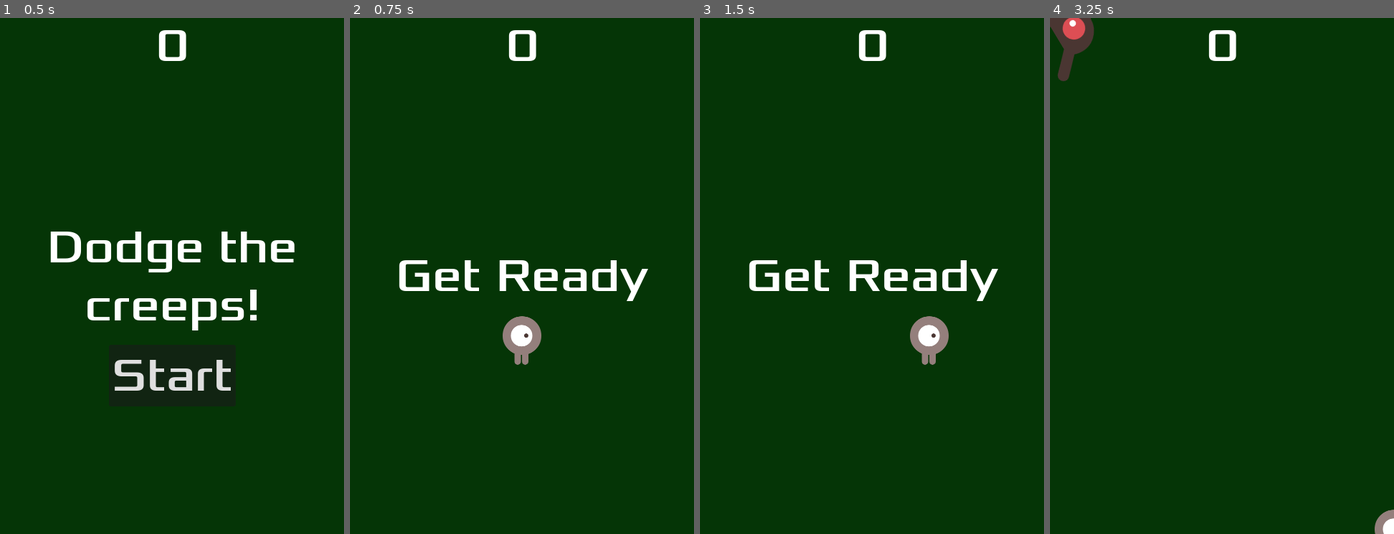
Above: before the commit, frames 1-4 (left to right).
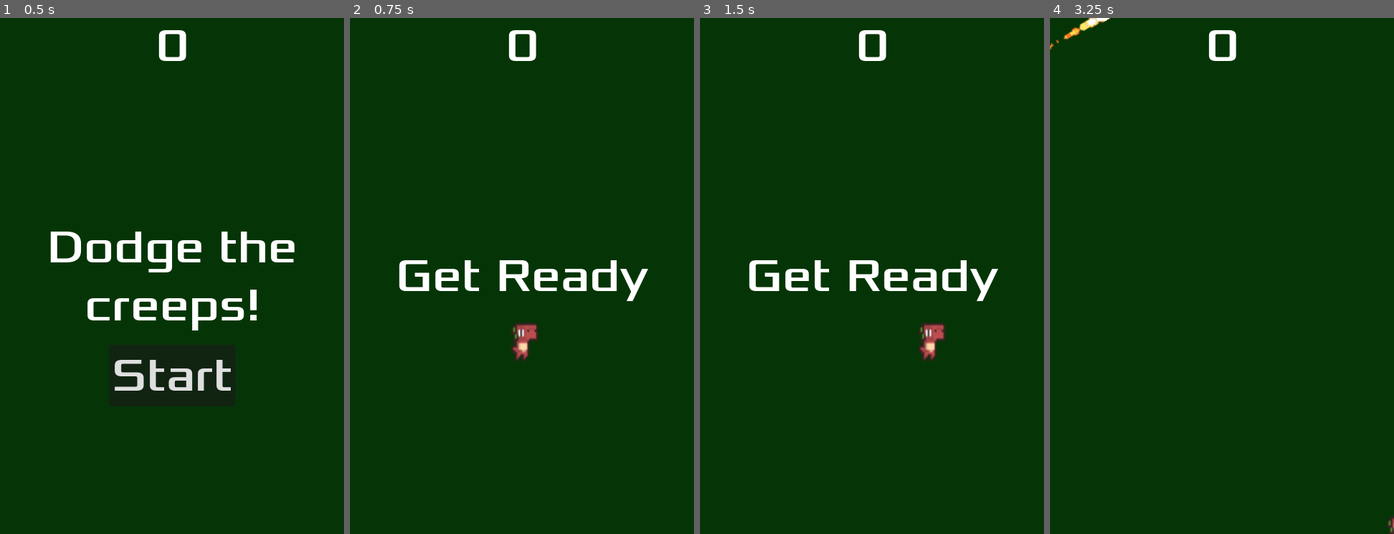
Above: after the commit, the same moments.

Repository: Ricardo-Macias/Simulacion_por_Computadora
Game: Godot game, scene res://main.tscn
Same seed, same stepped clock (60 frames per second), same inputs: the game is played once before the commit and once after it. Before the commit the project has no main scene; this scene is started directly in both runs.
Inputs:
- Up to frame 1 (0.5 s): no input
- Up to frame 2 (0.75 s): click "Start" at 0.5 s
- Up to frame 3 (1.5 s): tap Enter at 1.25 s; hold Right (move_right) from 1.28 s (still down)
- Up to frame 4 (3.25 s): release Right (move_right) at 2.03 s; hold Down (move_down) 2.03-2.78 s; hold Right (move_right) from 2.78 s (still down)

Frame 1 is identical in both runs. In frame 2, 0.7% of the frame differs, in the area x 44-56%, y 57-68%; in frame 3, 0.7%; in frame 4, 1.2%, in the area x 0-100%, y 0-100%.

Commit message:
cambiar imagenes

Diff:
--- a/Your_First_2D_game/Mod.gd
+++ b/Your_First_2D_game/Mod.gd
@@ -7,10 +7,6 @@
 	$AnimatedSprite2D.play(mob_types[randi() % mob_types.size()])
 
 
-# Called every frame. 'delta' is the elapsed time since the previous frame.
-func _process(delta):
-	pass
-
 
 func _on_visible_on_screen_enabler_2d_screen_exited():
 	queue_free()
--- a/Your_First_2D_game/Mod.tscn
+++ b/Your_First_2D_game/Mod.tscn
@@ -1,65 +1,59 @@
 [gd_scene load_steps=10 format=3 uid="uid://hgm08x680chq"]
 
-[ext_resource type="Texture2D" uid="uid://dachv2wh5lmtm" path="res://art/enemyFlyingAlt_1.png" id="1_k5a18"]
 [ext_resource type="Script" path="res://Mod.gd" id="1_qy5hg"]
-[ext_resource type="Texture2D" uid="uid://dhoo80kdn32cl" path="res://art/enemyFlyingAlt_2.png" id="2_1btyt"]
-[ext_resource type="Texture2D" uid="uid://bw6ff5gi0peny" path="res://art/enemySwimming_1.png" id="3_ra30t"]
-[ext_resource type="Texture2D" uid="uid://bi12p6kcyqggn" path="res://art/enemySwimming_2.png" id="4_4thla"]
-[ext_resource type="Texture2D" uid="uid://bpv4euxa6xdjv" path="res://art/enemyWalking_1.png" id="5_lfr3l"]
-[ext_resource type="Texture2D" uid="uid://s48upuh5vbei" path="res://art/enemyWalking_2.png" id="6_hv8w4"]
+[ext_resource type="Texture2D" uid="uid://b3lfk22g1omqx" path="res://art/Fireball_0.png" id="2_xnkan"]
+[ext_resource type="Texture2D" uid="uid://dixmjc8gm0gel" path="res://art/Fireball_1.png" id="3_fb11f"]
+[ext_resource type="Texture2D" uid="uid://c70tsxvdcviyq" path="res://art/Fireball_3.png" id="4_vx2my"]
+[ext_resource type="Texture2D" uid="uid://dgau2h5e35yoc" path="res://art/Fireball_4.png" id="5_8xlth"]
+[ext_resource type="Texture2D" uid="uid://q7ub7rnm5ga3" path="res://art/Fireball_5.png" id="6_oqe11"]
+[ext_resource type="Texture2D" uid="uid://dmnb17cxog70i" path="res://art/Fireball_6.png" id="7_fbkgj"]
 
 [sub_resource type="SpriteFrames" id="SpriteFrames_cd4o7"]
 animations = [{
 "frames": [{
 "duration": 1.0,
-"texture": ExtResource("1_k5a18")
+"texture": ExtResource("2_xnkan")
 }, {
 "duration": 1.0,
-"texture": ExtResource("2_1btyt")
+"texture": ExtResource("3_fb11f")
+}, {
+"duration": 1.0,
+"texture": ExtResource("4_vx2my")
+}, {
+"duration": 1.0,
+"texture": ExtResource("5_8xlth")
+}, {
+"duration": 1.0,
+"texture": ExtResource("6_oqe11")
+}, {
+"duration": 1.0,
+"texture": ExtResource("7_fbkgj")
 }],
 "loop": true,
-"name": &"fly",
-"speed": 3.0
-}, {
-"frames": [{
-"duration": 1.0,
-"texture": ExtResource("3_ra30t")
-}, {
-"duration": 1.0,
-"texture": ExtResource("4_4thla")
-}],
-"loop": true,
-"name": &"swim",
-"speed": 3.0
-}, {
-"frames": [{
-"duration": 1.0,
-"texture": ExtResource("5_lfr3l")
-}, {
-"duration": 1.0,
-"texture": ExtResource("6_hv8w4")
-}],
-"loop": true,
-"name": &"walk",
+"name": &"fireball",
 "speed": 3.0
 }]
 
 [sub_resource type="CapsuleShape2D" id="CapsuleShape2D_r8rmf"]
-radius = 31.0
-height = 92.0
+radius = 6.99976
+height = 108.0
 
 [node name="RigidBody2D" type="RigidBody2D" groups=["mobs"]]
+position = Vector2(-14, -11)
 collision_mask = 0
 gravity_scale = 0.0
 script = ExtResource("1_qy5hg")
 metadata/_edit_group_ = true
 
 [node name="AnimatedSprite2D" type="AnimatedSprite2D" parent="."]
-scale = Vector2(0.75, 0.75)
+position = Vector2(11.1875, 5.4375)
+rotation = 3.14159
+scale = Vector2(2.212, 2)
 sprite_frames = SubResource("SpriteFrames_cd4o7")
-animation = &"swim"
+animation = &"fireball"
 
 [node name="CollisionShape2D" type="CollisionShape2D" parent="."]
+position = Vector2(8, 4)
 rotation = 1.5708
 shape = SubResource("CapsuleShape2D_r8rmf")
 
--- a/Your_First_2D_game/hud.gd
+++ b/Your_First_2D_game/hud.gd
@@ -18,6 +18,7 @@
 
 	await get_tree().create_timer(1.0).timeout
 	$StartButton.show()
+	$ScoreLabel.hide()
 
 func update_score(score):
 	$ScoreLabel.text = str(score)
@@ -25,6 +26,7 @@
 
 func _on_start_button_pressed():
 	$StartButton.hide()
+	$ScoreLabel.show()
 	start_game.emit()
 
 
--- a/Your_First_2D_game/main.gd
+++ b/Your_First_2D_game/main.gd
@@ -6,34 +6,31 @@
 func _ready():
 	pass
 
-
-
-func _process(delta):
-	pass
-
-
 func game_over():
-	$HUD.show_game_over()
 	$ScoreTimer.stop()
 	$MobTimer.stop()
+	$HUD.show_game_over()
+	$Music.stop()
+	$Deathsound.play()
 
 
 func new_game():
 	score = 0
 	$Player.start($StartPosition.position)
 	$StartTimer.start()
+	get_tree().call_group("mobs","queue_free")
 	$HUD.update_score(score)
 	$HUD.show_message("Get Ready")
-	get_tree().call_group("mobs","queue_free")
+	$Music.play()
 
 
 func _on_start_timer_timeout():
 	$MobTimer.start()
 	$ScoreTimer.start()
-	$HUD.update_score(score)
 
 
 func _on_score_timer_timeout():
+	$HUD.update_score(score)
 	score += 1
 
 
--- a/Your_First_2D_game/main.tscn
+++ b/Your_First_2D_game/main.tscn
@@ -1,9 +1,11 @@
-[gd_scene load_steps=6 format=3 uid="uid://bcduwbvlm38te"]
+[gd_scene load_steps=8 format=3 uid="uid://bcduwbvlm38te"]
 
 [ext_resource type="Script" path="res://main.gd" id="1_1a2v5"]
 [ext_resource type="PackedScene" uid="uid://kfwpgdx30cqu" path="res://player.tscn" id="1_q27cr"]
 [ext_resource type="PackedScene" uid="uid://hgm08x680chq" path="res://Mod.tscn" id="2_ynqnl"]
 [ext_resource type="PackedScene" uid="uid://m5g6le3y50ay" path="res://hud.tscn" id="4_84rao"]
+[ext_resource type="AudioStream" uid="uid://bmkglmsbnucu5" path="res://Music/musica-de-super-mario-bros.mp3" id="5_6qvry"]
+[ext_resource type="AudioStream" uid="uid://bybqdeitysbgc" path="res://Music/DeathSound.mp3" id="6_vis27"]
 
 [sub_resource type="Curve2D" id="Curve2D_wr0bp"]
 _data = {
@@ -14,6 +16,12 @@
 [node name="Main" type="Node"]
 script = ExtResource("1_1a2v5")
 mob_scene = ExtResource("2_ynqnl")
+
+[node name="Deathsound" type="AudioStreamPlayer" parent="."]
+stream = ExtResource("6_vis27")
+
+[node name="Music" type="AudioStreamPlayer" parent="."]
+stream = ExtResource("5_6qvry")
 
 [node name="ColorRect" type="ColorRect" parent="."]
 anchors_preset = 15
--- a/Your_First_2D_game/player.gd
+++ b/Your_First_2D_game/player.gd
@@ -36,11 +36,10 @@
 		$AnimatedSprite2D.flip_h = velocity.x <0
 	elif velocity.y != 0:
 		$AnimatedSprite2D.animation = "up"
-		$AnimatedSprite2D.flip_v = velocity.y > 0
+		#$AnimatedSprite2D.flip_v = velocity.y > 0
 
 
 func _on_body_entered(body):
-	hide()
 	hit.emit()
 
 	$CollisionShape2D.set_deferred("disabled", true)
--- a/Your_First_2D_game/player.tscn
+++ b/Your_First_2D_game/player.tscn
@@ -1,19 +1,53 @@
-[gd_scene load_steps=8 format=3 uid="uid://kfwpgdx30cqu"]
+[gd_scene load_steps=15 format=3 uid="uid://kfwpgdx30cqu"]
 
 [ext_resource type="Script" path="res://player.gd" id="1_8wvt0"]
-[ext_resource type="Texture2D" uid="uid://bnwpfwvblrw8u" path="res://art/playerGrey_up1.png" id="2_dr8rw"]
-[ext_resource type="Texture2D" uid="uid://b5yofijarmwgd" path="res://art/playerGrey_up2.png" id="3_cdjhm"]
-[ext_resource type="Texture2D" uid="uid://cy50slsr4m8ar" path="res://art/playerGrey_walk1.png" id="4_nntjh"]
-[ext_resource type="Texture2D" uid="uid://e1dy3j8t202n" path="res://art/playerGrey_walk2.png" id="5_fdyym"]
+[ext_resource type="Texture2D" uid="uid://do688nlgnbiew" path="res://art/DinoSprites_0.png" id="4_21cbp"]
+[ext_resource type="Texture2D" uid="uid://6djksfgs3teh" path="res://art/DinoSprites_1.png" id="5_buixt"]
+[ext_resource type="Texture2D" uid="uid://cw022pp1fyer6" path="res://art/DinoSprites_2.png" id="6_2f6tn"]
+[ext_resource type="Texture2D" uid="uid://cllcmn381s3xg" path="res://art/DinoSprites_3.png" id="7_d6orx"]
+[ext_resource type="Texture2D" uid="uid://dqa4m3qpicgvj" path="res://art/DinoSprites_4.png" id="8_1e8m5"]
+[ext_resource type="Texture2D" uid="uid://dsotqf4cl7v1x" path="res://art/DinoSprites_6.png" id="8_rnsr1"]
+[ext_resource type="Texture2D" uid="uid://wrbutw10bxsd" path="res://art/DinoSprites_5.png" id="9_ak4rm"]
+[ext_resource type="Texture2D" uid="uid://dpfjt32ii75tv" path="res://art/DinoSprites_7.png" id="9_lt28l"]
+[ext_resource type="Texture2D" uid="uid://clstumd8a16b4" path="res://art/DinoSprites_8.png" id="10_up7w7"]
+[ext_resource type="Texture2D" uid="uid://b6r4of51vkxw5" path="res://art/DinoSprites_9.png" id="11_8b0si"]
+[ext_resource type="Texture2D" uid="uid://cmclgjnxj8vb8" path="res://art/DinoSprites_10.png" id="12_qqsk1"]
 
 [sub_resource type="SpriteFrames" id="SpriteFrames_q1jsb"]
 animations = [{
 "frames": [{
 "duration": 1.0,
-"texture": ExtResource("2_dr8rw")
+"texture": ExtResource("4_21cbp")
 }, {
 "duration": 1.0,
-"texture": ExtResource("3_cdjhm")
+"texture": ExtResource("5_buixt")
+}, {
+"duration": 1.0,
+"texture": ExtResource("6_2f6tn")
+}, {
+"duration": 1.0,
+"texture": ExtResource("7_d6orx")
+}, {
+"duration": 1.0,
+"texture": ExtResource("8_1e8m5")
+}, {
+"duration": 1.0,
+"texture": ExtResource("9_ak4rm")
+}, {
+"duration": 1.0,
+"texture": ExtResource("8_rnsr1")
+}, {
+"duration": 1.0,
+"texture": ExtResource("9_lt28l")
+}, {
+"duration": 1.0,
+"texture": ExtResource("10_up7w7")
+}, {
+"duration": 1.0,
+"texture": ExtResource("11_8b0si")
+}, {
+"duration": 1.0,
+"texture": ExtResource("12_qqsk1")
 }],
 "loop": true,
 "name": &"up",
@@ -21,30 +55,59 @@
 }, {
 "frames": [{
 "duration": 1.0,
-"texture": ExtResource("4_nntjh")
+"texture": ExtResource("4_21cbp")
 }, {
 "duration": 1.0,
-"texture": ExtResource("5_fdyym")
+"texture": ExtResource("5_buixt")
+}, {
+"duration": 1.0,
+"texture": ExtResource("6_2f6tn")
+}, {
+"duration": 1.0,
+"texture": ExtResource("7_d6orx")
+}, {
+"duration": 1.0,
+"texture": ExtResource("8_1e8m5")
+}, {
+"duration": 1.0,
+"texture": ExtResource("9_ak4rm")
+}, {
+"duration": 1.0,
+"texture": ExtResource("8_rnsr1")
+}, {
+"duration": 1.0,
+"texture": ExtResource("9_lt28l")
+}, {
+"duration": 1.0,
+"texture": ExtResource("10_up7w7")
+}, {
+"duration": 1.0,
+"texture": ExtResource("11_8b0si")
+}, {
+"duration": 1.0,
+"texture": ExtResource("12_qqsk1")
 }],
 "loop": true,
 "name": &"walk",
 "speed": 5.0
 }]
 
-[sub_resource type="CapsuleShape2D" id="CapsuleShape2D_hpt7i"]
-radius = 27.0
-height = 66.0
+[sub_resource type="RectangleShape2D" id="RectangleShape2D_fy4dv"]
+size = Vector2(36, 49)
 
 [node name="Player" type="Area2D"]
+position = Vector2(2, -4)
 script = ExtResource("1_8wvt0")
 metadata/_edit_group_ = true
 
 [node name="AnimatedSprite2D" type="AnimatedSprite2D" parent="."]
-scale = Vector2(0.5, 0.5)
+position = Vector2(5, 0.5)
+scale = Vector2(2.45455, 3.125)
 sprite_frames = SubResource("SpriteFrames_q1jsb")
-animation = &"walk"
+animation = &"up"
 
 [node name="CollisionShape2D" type="CollisionShape2D" parent="."]
-shape = SubResource("CapsuleShape2D_hpt7i")
+position = Vector2(4, 1.5)
+shape = SubResource("RectangleShape2D_fy4dv")
 
 [connection signal="body_entered" from="." to="." method="_on_body_entered"]
--- a/Your_First_2D_game/project.godot
+++ b/Your_First_2D_game/project.godot
@@ -11,6 +11,7 @@
 [application]
 
 config/name="Your_First_2D_game"
+run/main_scene="res://main.tscn"
 config/features=PackedStringArray("4.2", "Forward Plus")
 config/icon="res://icon.svg"
 
Not shown, added: Your_First_2D_game/Music/DeathSound.mp3.import
Not shown, added: Your_First_2D_game/Music/musica-de-super-mario-bros.mp3.import
Not shown, added: Your_First_2D_game/art/DinoSprites - mort.png.import
Binary file added: Your_First_2D_game/art/DinoSprites_0.png
Not shown, added: Your_First_2D_game/art/DinoSprites_0.png.import
Binary file added: Your_First_2D_game/art/DinoSprites_1.png
Not shown, changed: Your_First_2D_game/art/DinoSprites_1.png.import
Binary file added: Your_First_2D_game/art/DinoSprites_10.png
Not shown, changed: Your_First_2D_game/art/DinoSprites_10.png.import
Binary file added: Your_First_2D_game/art/DinoSprites_2.png
Not shown, added: Your_First_2D_game/art/DinoSprites_2.png.import
Binary file added: Your_First_2D_game/art/DinoSprites_3.png
(and 37 more such lines)
